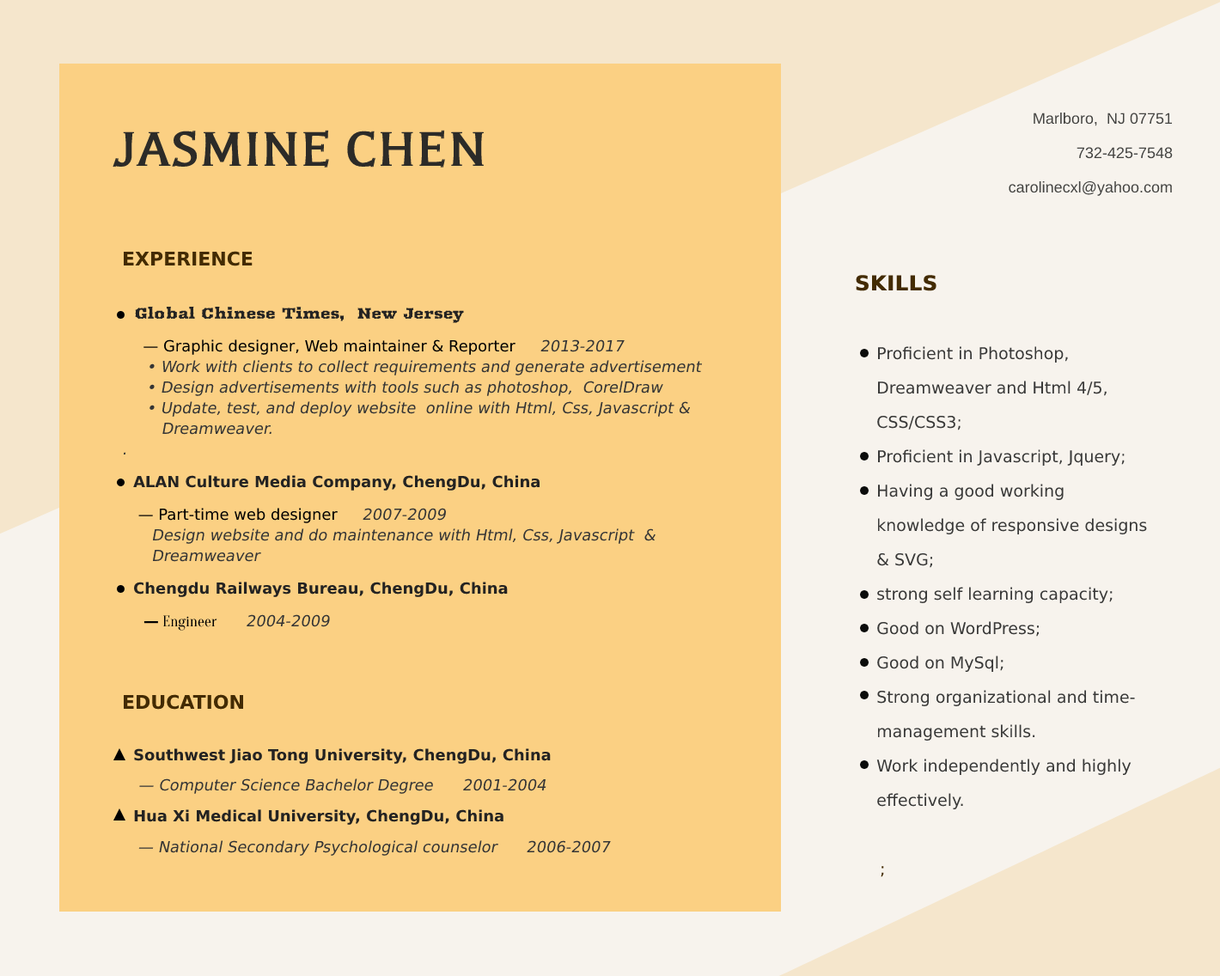
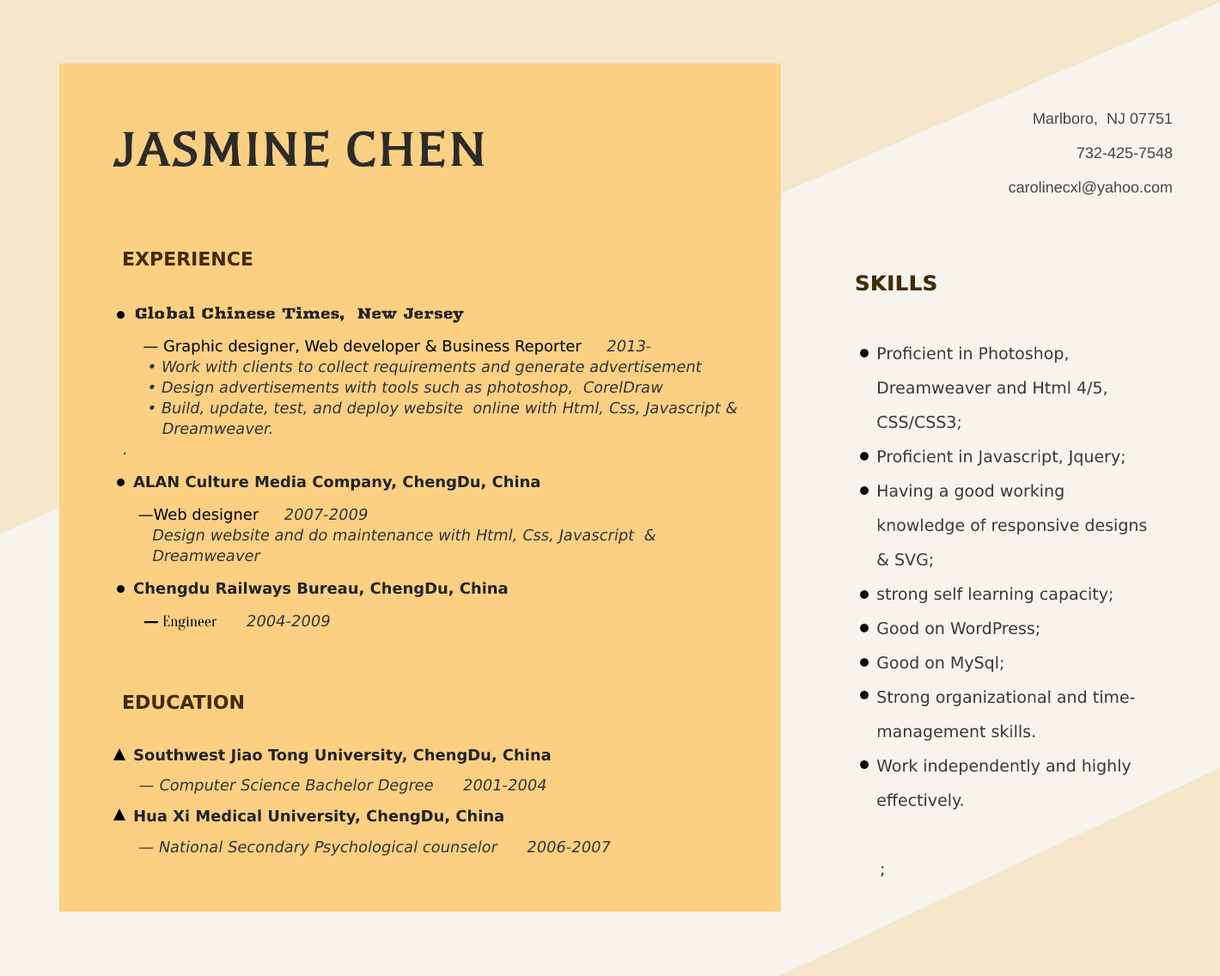
Layered file, before and after one edit (1220 × 976). Changes by layer:
painted on "EXPERIENCE Global Chinese Tim" over 153, 339, 738, 524
